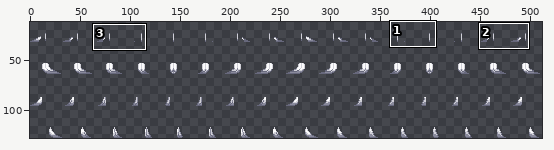
Sprite sheet, stored at Resources/Textures/Mobs/Customization/reptilian_parts.rsi/tail_large_wagging.png. Above: a wide view before the commit, with the close-up outlined.
Close-up. Before the edit:
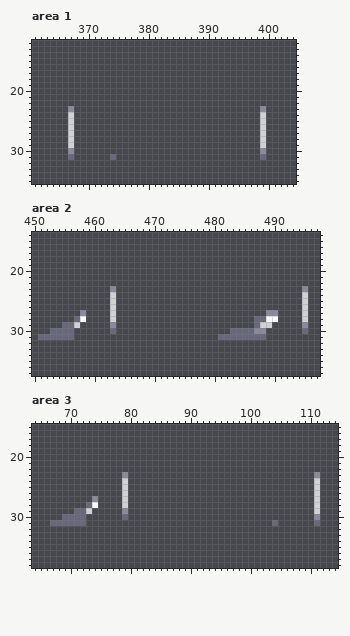
The file is 512x128 pixels. Pixels under 10% opacity are left out. Colours within 5 levels of each other are drawn and written as one. Shown: area 1: x 361..404, y 12..35; area 2: x 450..497, y 14..37; area 3: x 64..114, y 15..38. The wide view leaves out empty margins. The commit also changed other parts of the picture, which this record leaves out.
After the commit:
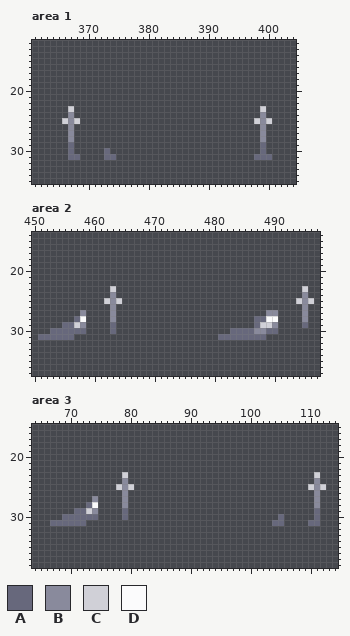
Palette (. is transparent): A #67687c  B #898a9c  C #d0d0d7  D #fbfbfc
What changed:
Changed rows in their new state; - is an unchanged pixel.
Area 1:
first column x 366:
23 -C-------------------------------C-
24 -B-------------------------------B-
25 CBC-----------------------------CBC
26 -B-------------------------------B-
27 -B-------------------------------B-
28 -B-------------------------------B-
29 -A-------------------------------A-
30 -A-----A-------------------------A-
31 --A----A------------------------A-A
Area 2:
first column x 457:
23 ------C-------------------------------C-
24 ------B-------------------------------B-
25 -----CBC-----------------------------CBC
26 ------B-------------------------------B-
27 ------B-------------------------------B-
28 ------B-------------------------------B-
29 -B----A--------------------------B----A-
30 AA------------------------------AA----.-
Area 3:
first column x 73:
23 ------C-------------------------------C-
24 ------B-------------------------------B-
25 -----CBC-----------------------------CBC
26 ------B-------------------------------B-
27 ------B-------------------------------B-
28 ------B-------------------------------B-
29 -B----A-------------------------------A-
30 AA------------------------------A-----A-
31 --------------------------------A----A--
